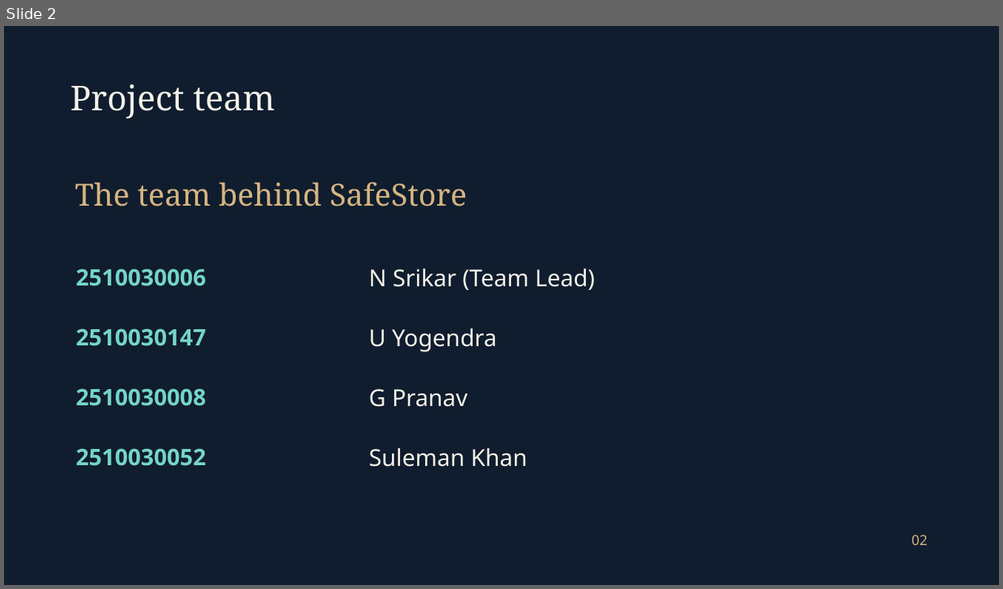
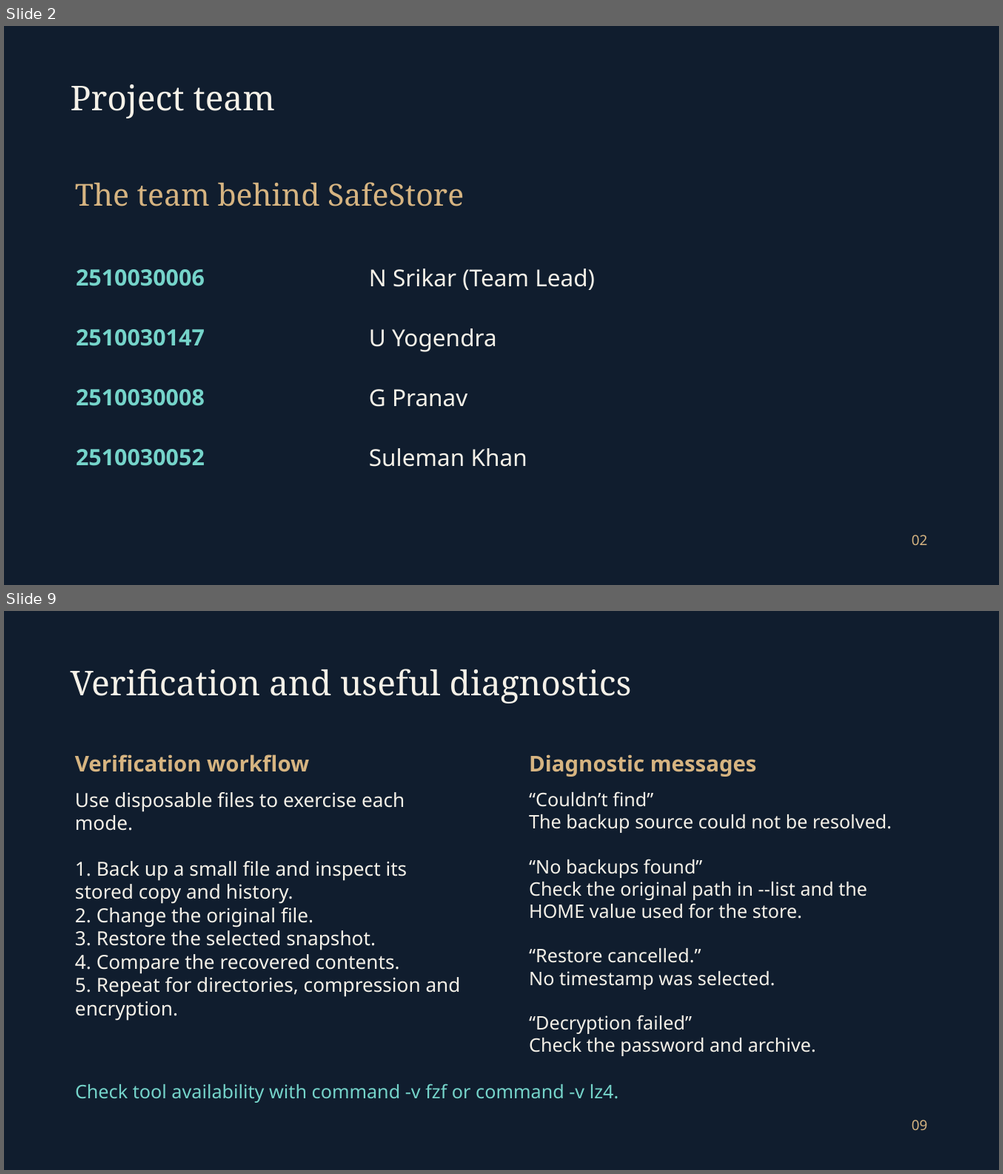
Before and after one commit to srikar0006/safestore, a slide deck: Presentations/SafeStore_Final.pptx. Shown one above the other, each under a label of ours: slide 2 before the commit, slides 2 and 9 after it; the slides between them are not shown. The pictures are 1003x589 and 1003x1174 pixels, drawn with LibreOffice and Linux fonts; fonts in the diff are those of the drawing; background and template pictures are left out. Boxes give left, top, right and bottom in pixels: in the first picture for what was removed or moved away, otherwise in the second. Text is boxed around its words. In the diff, an @@ line names an element or a change of style, - is before the commit and + after.

```diff
--- a/Presentations/SafeStore_Final.pptx
+++ b/Presentations/SafeStore_Final.pptx
@@ slide 9 added at <box>4,611,999,1170</box>, background picture (left out) @@
@@ text added at <box>71,669,632,703</box>, 33 pt, text #F5F1E8 @@
+Verification and useful diagnostics
@@ text added at <box>75,755,309,772</box>, 21 pt, text #D6B481, bold @@
+Verification workflow
@@ text added at <box>529,755,757,777</box>, 21 pt, text #D6B481, bold @@
+Diagnostic messages
@@ text added at <box>75,792,461,1021</box>, 18.8 pt, text #F5F1E8 @@
+Use disposable files to exercise each mode.
+1. Back up a small file and inspect its stored copy and history.
+2. Change the original file.
+3. Restore the selected snapshot.
+4. Compare the recovered contents.
+5. Repeat for directories, compression and encryption.
@@ text added at <box>529,792,891,1056</box>, 18 pt, text #F5F1E8 @@
+“Couldn’t find”
+The backup source could not be resolved.
+“No backups found”
+Check the original path in --list and the HOME value used for the store.
+“Restore cancelled.”
+No timestamp was selected.
+“Decryption failed”
+Check the password and archive.
@@ text added at <box>75,1084,619,1103</box>, 18 pt, text #75D4CA @@
+Check tool availability with command -v fzf or command -v lz4.
@@ text added at <box>911,1120,928,1130</box>, 13.5 pt, text #D6B481 @@
+09
@@ slide 2 changed as well @@
@@ text "The team behind SafeStore" at <box>75,182,464,207</box>: size 29.5 to 29.2 pt @@
@@ size 22 to 21.8 pt in 4 elements at <box>76,269,205,286</box>, <box>76,329,205,346</box>, <box>76,389,205,406</box>, <box>76,449,205,466</box> @@
```
Also in this commit, not shown: 5 other slides changed, 2 other slides added, 13 slides removed.
